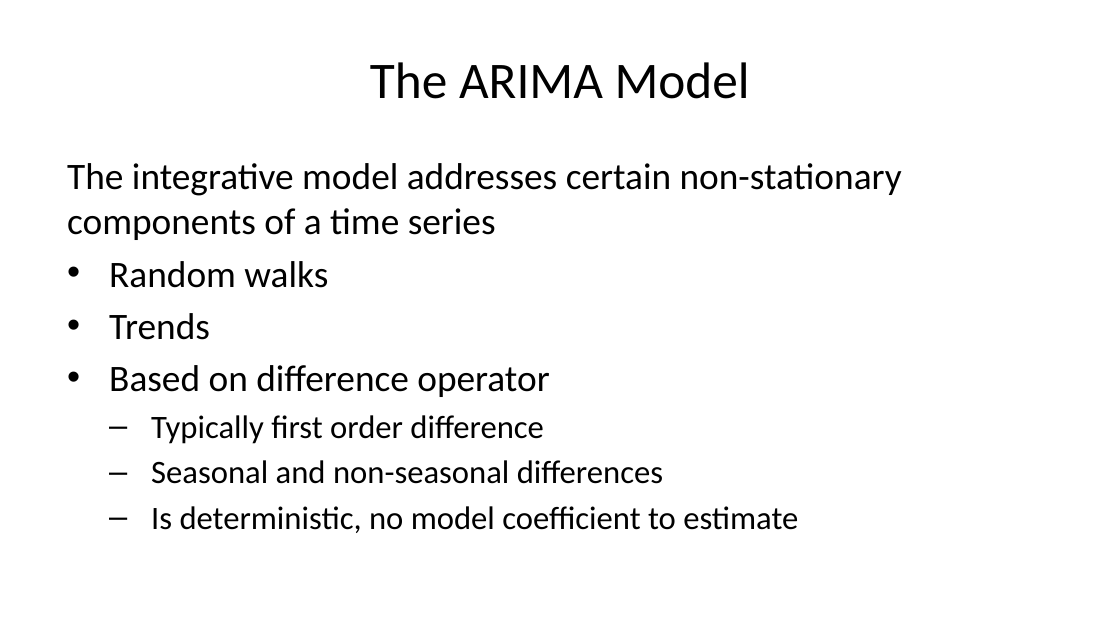
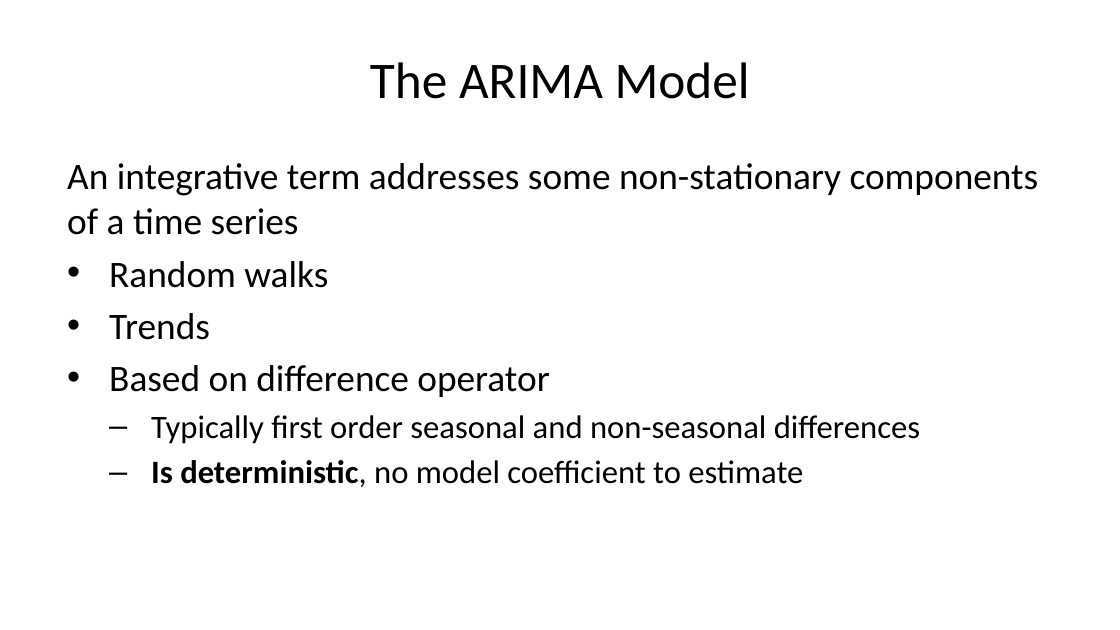
Before and after one commit to StephenElston/CSCI-E-83, a slide deck: slide 24 of LectureSlides/12_IntroductionToTimeSeriesForecasting.pptx (slide 23 before the commit). Drawn at 1120x630 pixels with LibreOffice and Linux fonts; fonts in the diff are those of the drawing. Boxes give left, top, right and bottom in pixels: in the first picture for what was removed or moved away, otherwise in the second. Text is boxed around its words. In the diff, an @@ line names an element or a change of style, - is before the commit and + after.

```diff
--- a/LectureSlides/12_IntroductionToTimeSeriesForecasting.pptx
+++ b/LectureSlides/12_IntroductionToTimeSeriesForecasting.pptx
@@ text at <box>67,163,1039,235</box>: text changed @@
-The integrative model addresses certain non-stationary components of a time series
+An integrative term addresses some non-stationary components of a time series
@@ text at <box>151,415,920,444</box>: text changed @@
-  – Typically first order difference
-  – Seasonal and non-seasonal differences
+  – Typically first order seasonal and non-seasonal differences
@@ text at <box>151,460,803,487</box>: bold on in "Is deterministic," @@
```
Also in this commit, not shown: 8 other slides changed, 1 slide added.
